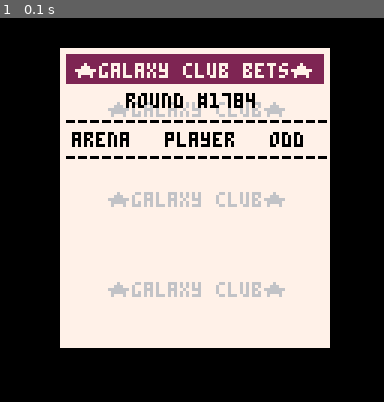
Above: before the commit, frame 1.
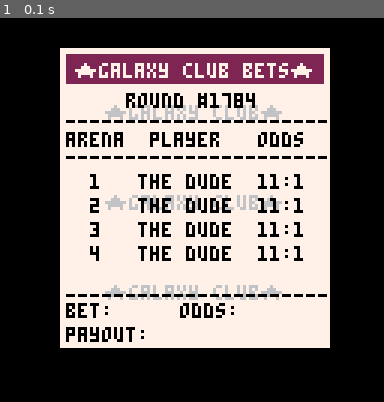
Above: after the commit, the same moment.

Repository: suspicious-smoke/club-bets-pico8
Game: PICO-8 cartridge club-bets.p8
Same seed, same stepped clock (60 frames per second), same inputs: the game is played once before the commit and once after it.
Inputs:
- Up to frame 1 (0.1 s): no input

The runs differ from the first frame. In frame 1, 7.6% of the frame differs, in the area x 17-86%, y 21-85%.

Commit message:
work on ticket

Diff:
--- a/club-bets.p8
+++ b/club-bets.p8
@@ -108,10 +108,10 @@
 end
 
 function drw_betpage()
-	local _arx,_plx,_odx=24,55,90
+	local _arx,_plx,_odx=22,46,86
 	rrectfill(20,10,90,100,0,7)--ticket
 	for i=1,3 do
-		print("★galaxy club★",36,i*30-2,6)
+		print("★galaxy club★",35,i*30-1,6)
 	end
 	rrectfill(22,12,86,10,0,2)--red area
 	print("★galaxy club bets★",25,15,7)
@@ -119,10 +119,18 @@
 	print("round #1784",42,25,0)
 	print("----------------------",22,32,0)
 	print("arena",_arx,38,0)
-	print("player",_plx,38,0)
-	print("odd",_odx,38,0)
+	print("player",_plx+4,38,0)
+	print("odds",_odx,38,0)
 	print("----------------------",22,44,0)
-
+	for i=1,4 do
+		print(i,_arx+8,44+8*i,0)
+		print("the dude",_plx,44+8*i,0)
+		print("11:1",_odx,44+8*i,0)
+	end
+	print("----------------------",22,90,0)
+	print("bet:",_arx,95)
+	print("odds:",60,95)
+	print("payout:",_arx,103)
 end
 -->8
 --quick bet page
